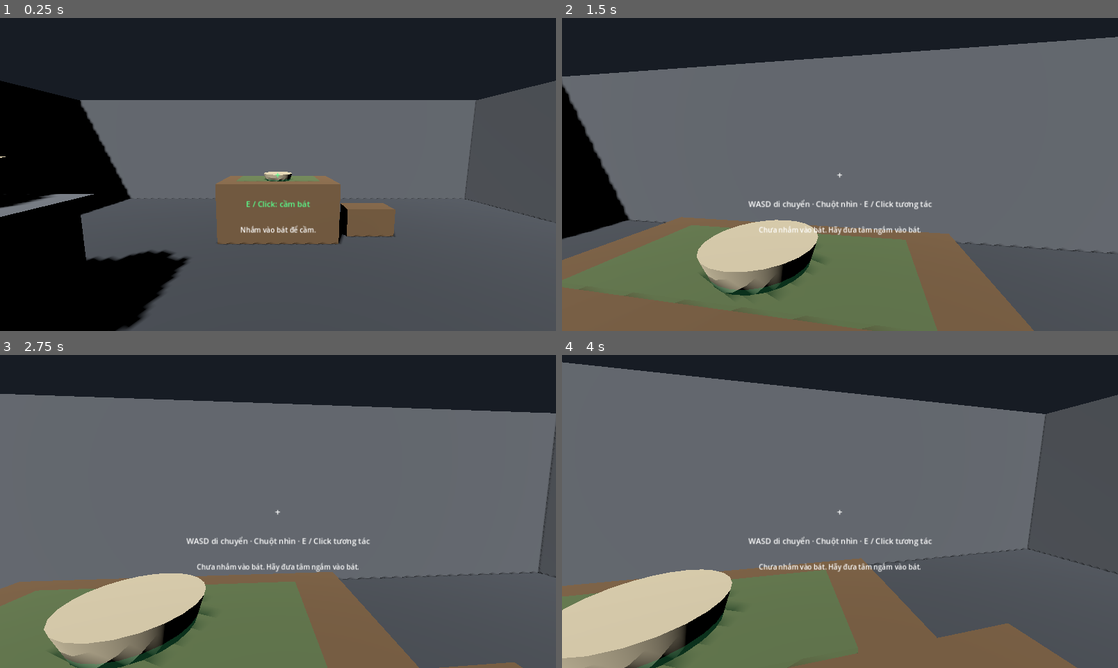
Above: before the commit, frames 1-4 (two rows, left to right).
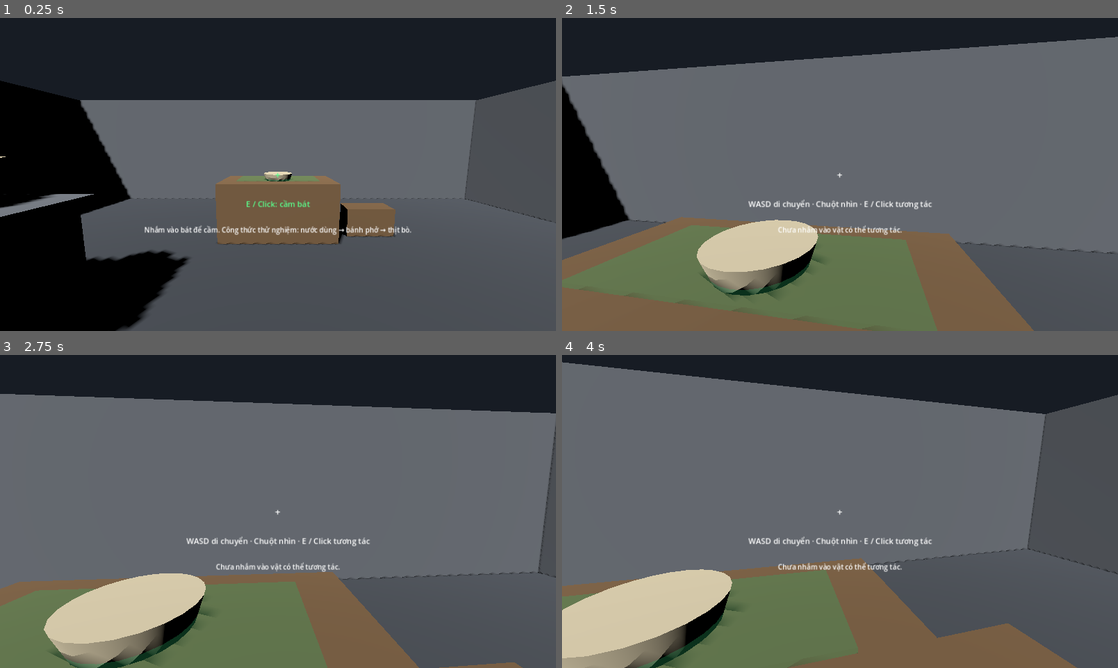
Above: after the commit, the same moments.

Repository: 24021368-DucAnh/Pho_Dau_Ngo
Game: Godot game, scene res://scenes/main.tscn
The game is run twice, just before and just after one commit, with the same random seed, the same clock (stepped at 60 frames per second) and the same inputs.
Inputs (mouse positions are in pixels of both pictures, inside the frame that each line leads up to):
- Up to frame 1 (0.25 s): no input
- Up to frame 2 (1.5 s): tap Enter at 0.5 s; move the mouse to (867, 174) at 0.52 s; hold E (interact) 0.53-1.28 s; hold W (move_forward) from 0.53 s (still down); tap T at 1.25 s; move the mouse to (812, 174) at 1.27 s; tap E (interact) at 1.35 s
- Up to frame 3 (2.75 s): keep holding W (move_forward); tap T at 2 s; move the mouse to (289, 505) at 2.02 s; press the mouse at (289, 505) at 2.03 s; tap E (interact) at 2.3 s
- Up to frame 4 (4 s): keep holding W (move_forward); tap T at 2.75, 3.5 s; move the mouse to (834, 517) at 2.77 s; release the mouse at (834, 517) at 2.78 s; tap E (interact) at 2.85 s; move the mouse to (878, 514) at 3.52 s; hold E (interact) from 3.53 s (still down)

The runs differ from the first frame. In frame 1, 0.6% of the frame differs, in the area x 26-74%, y 66-70%; in frame 2, 0.3%; in frame 3, 0.4%; in frame 4, 0.4%.

Commit message:
feat(kitchen): add ordered recipe stations and ingredient invariants
Add ordered broth/noodles/beef interactions, a data-driven provisional phở bò recipe, guarded inventory consumption, cancellation semantics and deterministic tests.

Diff:
--- /dev/null
+++ b/game/data/recipes/pho_bo.tres
@@ -0,0 +1,8 @@
+[gd_resource type="Resource" script_class="RecipeData" load_steps=2 format=3]
+
+[ext_resource type="Script" path="res://scripts/kitchen/recipe_data.gd" id="1_recipe"]
+
+[resource]
+script = ExtResource("1_recipe")
+recipe_id = &"pho_bo"
+display_name = "Phở bò"
--- a/game/project.godot
+++ b/game/project.godot
@@ -32,6 +32,10 @@
 "deadzone": 0.2,
 "events": [Object(InputEventKey, "physical_keycode": 69)]
 }
+cancel_preparation={
+"deadzone": 0.2,
+"events": [Object(InputEventKey, "physical_keycode": 81)]
+}
 primary_action={
 "deadzone": 0.2,
 "events": [Object(InputEventMouseButton, "button_index": 1)]
--- a/game/scenes/main.tscn
+++ b/game/scenes/main.tscn
@@ -1,8 +1,10 @@
-[gd_scene load_steps=20 format=3]
+[gd_scene load_steps=24 format=3]
 
 [ext_resource type="Script" path="res://scripts/player_controller.gd" id="1_player"]
 [ext_resource type="Script" path="res://scripts/interactive_bowl.gd" id="2_bowl"]
 [ext_resource type="Script" path="res://scripts/placement_zone.gd" id="3_zone"]
+[ext_resource type="Script" path="res://scripts/kitchen/kitchen_station.gd" id="4_station"]
+[ext_resource type="Script" path="res://scripts/inventory/inventory_service.gd" id="5_inventory"]
 
 [sub_resource type="BoxShape3D" id="BoxShape3D_floor"]
 size = Vector3(20, 0.2, 20)
@@ -63,6 +65,12 @@
 albedo_color = Color(0.12, 0.72, 0.4, 0.28)
 roughness = 0.8
 
+[sub_resource type="BoxShape3D" id="BoxShape3D_station"]
+size = Vector3(0.34, 0.3, 0.34)
+
+[sub_resource type="BoxMesh" id="BoxMesh_station"]
+size = Vector3(0.36, 0.12, 0.34)
+
 [node name="Main" type="Node3D"]
 
 [node name="KeyLight" type="DirectionalLight3D" parent="."]
@@ -173,6 +181,54 @@
 scale = Vector3(1.7, 3.5, 1.7)
 mesh = SubResource("CylinderMesh_bowl")
 material_override = SubResource("StandardMaterial3D_bowl")
+
+
+[node name="Inventory" type="Node" parent="."]
+script = ExtResource("5_inventory")
+
+[node name="BrothStation" type="Area3D" parent="."]
+position = Vector3(-2.45, 1.28, -0.3)
+collision_layer = 2
+collision_mask = 0
+script = ExtResource("4_station")
+action_id = &"add_broth"
+ingredient_id = &"broth"
+station_label = "Nồi nước dùng"
+
+[node name="CollisionShape3D" type="CollisionShape3D" parent="BrothStation"]
+shape = SubResource("BoxShape3D_station")
+
+[node name="NoodlesStation" type="Area3D" parent="."]
+position = Vector3(-3.1, 1.18, -0.3)
+collision_layer = 2
+collision_mask = 0
+script = ExtResource("4_station")
+action_id = &"add_noodles"
+ingredient_id = &"noodles"
+station_label = "Khay bánh phở"
+
+[node name="CollisionShape3D" type="CollisionShape3D" parent="NoodlesStation"]
+shape = SubResource("BoxShape3D_station")
+
+[node name="StationVisual" type="MeshInstance3D" parent="NoodlesStation"]
+mesh = SubResource("BoxMesh_station")
+material_override = SubResource("StandardMaterial3D_wall")
+
+[node name="BeefStation" type="Area3D" parent="."]
+position = Vector3(-3.58, 1.18, -0.3)
+collision_layer = 2
+collision_mask = 0
+script = ExtResource("4_station")
+action_id = &"add_beef"
+ingredient_id = &"beef"
+station_label = "Khay thịt bò"
+
+[node name="CollisionShape3D" type="CollisionShape3D" parent="BeefStation"]
+shape = SubResource("BoxShape3D_station")
+
+[node name="StationVisual" type="MeshInstance3D" parent="BeefStation"]
+mesh = SubResource("BoxMesh_station")
+material_override = SubResource("StandardMaterial3D_table")
 
 [node name="CustomerStoolProxy" type="MeshInstance3D" parent="."]
 position = Vector3(1.65, 0.25, -2.7)
--- a/game/scripts/interactive_bowl.gd
+++ b/game/scripts/interactive_bowl.gd
@@ -7,7 +7,18 @@
 	PLACED,
 }
 
+enum PreparationState {
+	CLEAN,
+	IN_PROGRESS,
+	READY_TO_SERVE,
+	DIRTY,
+}
+
 var state: int = BowlState.AVAILABLE
+var preparation_state: int = PreparationState.CLEAN
+var recipe_step_index: int = 0
+var prepared_recipe_id: StringName = &""
+var consumed_ingredients: Array[Dictionary] = []
 
 @onready var collision_shape: CollisionShape3D = $CollisionShape3D
 
@@ -40,3 +51,54 @@
 	collision_mask = 0
 	collision_shape.set_deferred("disabled", false)
 	return true
+
+
+func can_apply_recipe_step(action: StringName, recipe: RecipeData) -> bool:
+	if state != BowlState.HELD or recipe == null:
+		return false
+	if preparation_state == PreparationState.READY_TO_SERVE:
+		return false
+	if prepared_recipe_id != &"" and prepared_recipe_id != recipe.recipe_id:
+		return false
+
+	var step: Dictionary = recipe.step_at(recipe_step_index)
+	return not step.is_empty() and StringName(step.get("action_id", &"")) == action
+
+
+func apply_recipe_step(action: StringName, recipe: RecipeData) -> bool:
+	if not can_apply_recipe_step(action, recipe):
+		return false
+
+	var step: Dictionary = recipe.step_at(recipe_step_index)
+	if prepared_recipe_id == &"":
+		prepared_recipe_id = recipe.recipe_id
+	consumed_ingredients.append({
+		"ingredient_id": StringName(step.get("ingredient_id", &"")),
+		"amount": int(step.get("amount", 1)),
+	})
+	recipe_step_index += 1
+	if recipe.is_complete(recipe_step_index):
+		preparation_state = PreparationState.READY_TO_SERVE
+	else:
+		preparation_state = PreparationState.IN_PROGRESS
+	return true
+
+
+func cancel_preparation() -> Dictionary:
+	if state != BowlState.HELD or recipe_step_index <= 0:
+		return {"ok": false, "message": "Bát chưa có bước chế biến nào để hủy.", "wasted": []}
+
+	var wasted: Array[Dictionary] = consumed_ingredients.duplicate(true)
+	recipe_step_index = 0
+	prepared_recipe_id = &""
+	consumed_ingredients.clear()
+	preparation_state = PreparationState.CLEAN
+	return {
+		"ok": true,
+		"message": "Đã hủy bát. Nguyên liệu đã dùng không được hoàn lại.",
+		"wasted": wasted,
+	}
+
+
+func is_ready_to_serve() -> bool:
+	return preparation_state == PreparationState.READY_TO_SERVE
--- /dev/null
+++ b/game/scripts/inventory/inventory_service.gd
@@ -0,0 +1,50 @@
+extends Node
+class_name InventoryService
+
+signal stock_changed(ingredient_id: StringName, amount: int)
+
+@export var starting_stock: Dictionary = {
+	&"broth": 3,
+	&"noodles": 3,
+	&"beef": 3,
+}
+
+var _stock: Dictionary = {}
+
+
+func _ready() -> void:
+	_stock.clear()
+	for raw_id in starting_stock.keys():
+		_stock[StringName(raw_id)] = maxi(0, int(starting_stock[raw_id]))
+
+
+func get_stock(ingredient_id: StringName) -> int:
+	return int(_stock.get(StringName(ingredient_id), 0))
+
+
+func can_consume(ingredient_id: StringName, amount: int = 1) -> bool:
+	if amount <= 0:
+		return false
+	return get_stock(ingredient_id) >= amount
+
+
+func try_consume(ingredient_id: StringName, amount: int = 1) -> bool:
+	if not can_consume(ingredient_id, amount):
+		return false
+	var normalized_id := StringName(ingredient_id)
+	_stock[normalized_id] = get_stock(normalized_id) - amount
+	stock_changed.emit(normalized_id, get_stock(normalized_id))
+	return true
+
+
+func add_stock(ingredient_id: StringName, amount: int = 1) -> bool:
+	if amount <= 0:
+		return false
+	var normalized_id := StringName(ingredient_id)
+	_stock[normalized_id] = get_stock(normalized_id) + amount
+	stock_changed.emit(normalized_id, get_stock(normalized_id))
+	return true
+
+
+func snapshot() -> Dictionary:
+	return _stock.duplicate(true)
--- /dev/null
+++ b/game/scripts/kitchen/kitchen_station.gd
@@ -0,0 +1,76 @@
+extends Area3D
+class_name KitchenStation
+
+@export var action_id: StringName = &"add_broth"
+@export var ingredient_id: StringName = &"broth"
+@export var station_label: String = "Nồi nước dùng"
+
+
+func preview_action(
+	bowl: InteractiveBowl,
+	recipe: RecipeData,
+	inventory: InventoryService
+) -> Dictionary:
+	if bowl == null or not is_instance_valid(bowl):
+		return {"ok": false, "message": "Cần có bát trước khi thao tác."}
+	if bowl.state != InteractiveBowl.BowlState.HELD:
+		return {"ok": false, "message": "Cầm bát lên trước khi thao tác tại trạm."}
+	if recipe == null:
+		return {"ok": false, "message": "Chưa có dữ liệu công thức."}
+	if inventory == null or not is_instance_valid(inventory):
+		return {"ok": false, "message": "Kho nguyên liệu chưa sẵn sàng."}
+
+	var step: Dictionary = recipe.step_at(bowl.recipe_step_index)
+	if step.is_empty():
+		return {"ok": false, "message": "Bát đã hoàn thành, sẵn sàng phục vụ."}
+
+	var expected_action := StringName(step.get("action_id", &""))
+	if action_id != expected_action:
+		return {
+			"ok": false,
+			"message": "Bước tiếp theo: " + String(step.get("label", "tiếp tục công thức")),
+		}
+
+	var expected_ingredient := StringName(step.get("ingredient_id", &""))
+	if ingredient_id != expected_ingredient:
+		return {"ok": false, "message": "Trạm chưa được cấu hình đúng nguyên liệu."}
+
+	var amount := int(step.get("amount", 1))
+	if not inventory.can_consume(ingredient_id, amount):
+		return {
+			"ok": false,
+			"message": "Thiếu nguyên liệu: " + String(step.get("ingredient_label", ingredient_id)),
+		}
+
+	return {
+		"ok": true,
+		"message": "E / Click: " + String(step.get("label", station_label)),
+		"step": step,
+	}
+
+
+func apply_to_bowl(
+	bowl: InteractiveBowl,
+	recipe: RecipeData,
+	inventory: InventoryService
+) -> Dictionary:
+	var preview := preview_action(bowl, recipe, inventory)
+	if not bool(preview.get("ok", false)):
+		return preview
+
+	var step: Dictionary = preview["step"]
+	var amount := int(step.get("amount", 1))
+	if not inventory.try_consume(ingredient_id, amount):
+		return {"ok": false, "message": "Không đủ nguyên liệu; bát chưa thay đổi."}
+
+	if not bowl.apply_recipe_step(action_id, recipe):
+		# Defensive rollback: a failed state transition must not consume stock.
+		inventory.add_stock(ingredient_id, amount)
+		return {"ok": false, "message": "Không thể thực hiện bước này; nguyên liệu đã được hoàn lại."}
+
+	if bowl.preparation_state == InteractiveBowl.PreparationState.READY_TO_SERVE:
+		return {
+			"ok": true,
+			"message": "Đã hoàn thành " + recipe.display_name + ", sẵn sàng phục vụ.",
+		}
+	return {"ok": true, "message": "Đã thực hiện: " + String(step.get("label", station_label)) + "."}
--- /dev/null
+++ b/game/scripts/kitchen/recipe_data.gd
@@ -0,0 +1,38 @@
+extends Resource
+class_name RecipeData
+
+@export var recipe_id: StringName = &"pho_bo"
+@export var display_name: String = "Phở bò"
+@export var steps: Array[Dictionary] = [
+	{
+		"action_id": &"add_broth",
+		"ingredient_id": &"broth",
+		"amount": 1,
+		"label": "Chan nước dùng",
+		"ingredient_label": "nước dùng",
+	},
+	{
+		"action_id": &"add_noodles",
+		"ingredient_id": &"noodles",
+		"amount": 1,
+		"label": "Thêm bánh phở",
+		"ingredient_label": "bánh phở",
+	},
+	{
+		"action_id": &"add_beef",
+		"ingredient_id": &"beef",
+		"amount": 1,
+		"label": "Thêm thịt bò",
+		"ingredient_label": "thịt bò",
+	},
+]
+
+
+func step_at(index: int) -> Dictionary:
+	if index < 0 or index >= steps.size():
+		return {}
+	return steps[index].duplicate(true)
+
+
+func is_complete(next_step_index: int) -> bool:
+	return next_step_index >= steps.size()
--- a/game/scripts/player_controller.gd
+++ b/game/scripts/player_controller.gd
@@ -3,9 +3,12 @@
 @export var move_speed: float = 4.5
 @export var mouse_sensitivity: float = 0.0025
 
+const PHO_BO_RECIPE = preload("res://data/recipes/pho_bo.tres")
+
 @onready var camera: Camera3D = $Camera3D
 @onready var raycast: RayCast3D = $Camera3D/RayCast3D
 @onready var placement_zone: PlacementZone = $"../PlacementZone"
+@onready var inventory: InventoryService = $"../Inventory"
 @onready var crosshair_label: Label = $HUD/Center/Crosshair
 @onready var prompt_label: Label = $HUD/Center/Prompt
 @onready var status_label: Label = $HUD/Center/Status
@@ -17,7 +20,7 @@
 	_set_placement_zone_active(false)
 	if not OS.has_feature("headless"):
 		Input.mouse_mode = Input.MOUSE_MODE_CAPTURED
-	status_label.text = "Nhắm vào bát để cầm."
+	status_label.text = "Nhắm vào bát để cầm. Công thức thử nghiệm: nước dùng → bánh phở → thịt bò."
 
 
 func _unhandled_input(event: InputEvent) -> void:
@@ -39,6 +42,10 @@
 		rotate_y(-event.relative.x * mouse_sensitivity)
 		camera.rotate_x(-event.relative.y * mouse_sensitivity)
 		camera.rotation.x = clampf(camera.rotation.x, deg_to_rad(-80.0), deg_to_rad(80.0))
+
+	if event.is_action_pressed("cancel_preparation"):
+		_cancel_preparation()
+		return
 
 	if event.is_action_pressed("interact") or event.is_action_pressed("primary_action"):
 		_interact()
@@ -78,7 +85,11 @@
 	var target: Object = raycast.get_collider() if raycast.is_colliding() else null
 
 	if held_bowl != null:
-		if target is PlacementZone and held_bowl.try_place(target as Node):
+		if target is KitchenStation:
+			var station: KitchenStation = target as KitchenStation
+			var result: Dictionary = station.apply_to_bowl(held_bowl, PHO_BO_RECIPE, inventory)
+			status_label.text = String(result.get("message", "Thao tác chưa thực hiện."))
+		elif target is PlacementZone and held_bowl.try_place(target as Node):
 			held_bowl = null
 			_set_placement_zone_active(false)
 			status_label.text = "Đã đặt bát đúng vùng trên bàn."
@@ -91,31 +102,53 @@
 		if bowl.set_held():
 			held_bowl = bowl
 			_set_placement_zone_active(true)
-			status_label.text = "Đã cầm bát. Nhắm vào vùng xanh trên bàn để đặt."
+			status_label.text = "Đã cầm bát. Thực hiện đúng thứ tự trạm để nấu phở."
 		else:
 			status_label.text = "Bát đang được giữ."
+	elif target is KitchenStation:
+		status_label.text = "Cầm bát trước khi thao tác tại trạm."
 	elif target is PlacementZone:
 		status_label.text = "Cần cầm bát trước khi đặt."
 	else:
-		status_label.text = "Chưa nhắm vào bát. Hãy đưa tâm ngắm vào bát."
+		status_label.text = "Chưa nhắm vào vật có thể tương tác."
+
+
+func _cancel_preparation() -> void:
+	if held_bowl == null or not is_instance_valid(held_bowl):
+		status_label.text = "Cần cầm bát để hủy phần đang chế biến."
+		return
+	var result: Dictionary = held_bowl.cancel_preparation()
+	status_label.text = String(result.get("message", "Không thể hủy bát."))
 
 
 func _refresh_prompt() -> void:
 	var target: Object = raycast.get_collider() if raycast.is_colliding() else null
 
 	if held_bowl != null:
-		if target is PlacementZone:
+		if target is KitchenStation:
+			var station: KitchenStation = target as KitchenStation
+			var preview: Dictionary = station.preview_action(held_bowl, PHO_BO_RECIPE, inventory)
+			prompt_label.text = String(preview.get("message", "E / Click: thao tác tại trạm"))
+			var prompt_color: Color = Color(0.35, 1.0, 0.55) if bool(preview.get("ok", false)) else Color(1.0, 0.72, 0.28)
+			prompt_label.modulate = prompt_color
+			crosshair_label.modulate = prompt_color
+		elif target is PlacementZone:
 			prompt_label.text = "E / Click: đặt bát vào vùng xanh"
 			prompt_label.modulate = Color(0.35, 1.0, 0.55)
 			crosshair_label.modulate = Color(0.35, 1.0, 0.55)
 		else:
-			prompt_label.text = "E / Click: thử đặt (cần nhắm vùng xanh)"
+			prompt_label.text = "Mang bát tới: nước dùng → bánh phở → thịt bò · Q: hủy bát"
 			prompt_label.modulate = Color(1.0, 0.72, 0.28)
 			crosshair_label.modulate = Color(1.0, 0.72, 0.28)
 	elif target is InteractiveBowl:
 		prompt_label.text = "E / Click: cầm bát"
 		prompt_label.modulate = Color(0.35, 1.0, 0.55)
 		crosshair_label.modulate = Color(0.35, 1.0, 0.55)
+	elif target is KitchenStation:
+		var station: KitchenStation = target as KitchenStation
+		prompt_label.text = "Cầm bát trước khi dùng: " + station.station_label
+		prompt_label.modulate = Color(1.0, 0.72, 0.28)
+		crosshair_label.modulate = Color(1.0, 0.72, 0.28)
 	else:
 		prompt_label.text = "WASD di chuyển · Chuột nhìn · E / Click tương tác"
 		prompt_label.modulate = Color(1.0, 1.0, 1.0)
--- a/game/tests/test_interaction_contract.gd
+++ b/game/tests/test_interaction_contract.gd
@@ -30,6 +30,10 @@
 	_check(scene_instance.get_node_or_null("RightWall") is StaticBody3D, "graybox has a right alley wall")
 	_check(scene_instance.get_node_or_null("PhoCart") is StaticBody3D, "graybox has a pho cart/workstation proxy")
 	_check(scene_instance.get_node_or_null("PhoCart/StockPotProxy") is MeshInstance3D, "graybox has a stock-pot visual proxy")
+	_check(scene_instance.get_node_or_null("BrothStation") is KitchenStation, "graybox has an interactive broth station")
+	_check(scene_instance.get_node_or_null("NoodlesStation") is KitchenStation, "graybox has an interactive noodle station")
+	_check(scene_instance.get_node_or_null("BeefStation") is KitchenStation, "graybox has an interactive beef station")
+	_check(scene_instance.get_node_or_null("Inventory") is InventoryService, "scene has one authoritative ingredient inventory")
 	_check(scene_instance.get_node_or_null("CustomerStoolProxy") is MeshInstance3D, "graybox has a customer stool proxy")
 	_check(scene_instance.get_node_or_null("Bowl") is StaticBody3D, "scene has one physical bowl")
 	_check(scene_zone != null, "scene has a placement target")
--- /dev/null
+++ b/game/tests/test_recipe_validation.gd
@@ -0,0 +1,137 @@
+extends SceneTree
+
+var failures: int = 0
+
+
+func _initialize() -> void:
+	call_deferred("_run")
+
+
+func _run() -> void:
+	var recipe := load("res://data/recipes/pho_bo.tres") as RecipeData
+	_check(recipe != null, "phở bò recipe data loads")
+	if recipe == null:
+		_finish()
+		return
+
+	_check(recipe.steps.size() == 3, "recipe has three ordered steps")
+	_check(StringName(recipe.step_at(0).get("action_id", &"")) == &"add_broth", "broth is the first recipe step")
+	_check(StringName(recipe.step_at(1).get("action_id", &"")) == &"add_noodles", "noodles are the second recipe step")
+	_check(StringName(recipe.step_at(2).get("action_id", &"")) == &"add_beef", "beef is the final recipe step")
+	_check(recipe.step_at(3).is_empty(), "recipe returns no step after completion")
+
+	var inventory := InventoryService.new()
+	inventory.starting_stock = {&"broth": 2, &"noodles": 2, &"beef": 2}
+	root.add_child(inventory)
+	await process_frame
+
+	var broth_station := _make_station(&"add_broth", &"broth", "Nồi nước dùng")
+	var noodles_station := _make_station(&"add_noodles", &"noodles", "Khay bánh phở")
+	var beef_station := _make_station(&"add_beef", &"beef", "Khay thịt bò")
+	root.add_child(broth_station)
+	root.add_child(noodles_station)
+	root.add_child(beef_station)
+	await process_frame
+
+	var bowl := _make_bowl()
+	root.add_child(bowl)
+	await process_frame
+	_check(bowl.set_held(), "available bowl can be held for preparation")
+
+	var beef_first: Dictionary = beef_station.apply_to_bowl(bowl, recipe, inventory)
+	_check(not bool(beef_first.get("ok", false)), "wrong station order is rejected")
+	_check(inventory.get_stock(&"beef") == 2, "wrong station order does not consume beef")
+	_check(bowl.recipe_step_index == 0, "wrong station order does not advance recipe state")
+
+	var broth_result: Dictionary = broth_station.apply_to_bowl(bowl, recipe, inventory)
+	_check(bool(broth_result.get("ok", false)), "broth station accepts the first step")
+	_check(inventory.get_stock(&"broth") == 1, "valid broth step consumes one broth unit")
+	_check(bowl.recipe_step_index == 1, "valid broth step advances recipe state")
+
+	var repeated_broth: Dictionary = broth_station.apply_to_bowl(bowl, recipe, inventory)
+	_check(not bool(repeated_broth.get("ok", false)), "repeating a completed station action is rejected")
+	_check(inventory.get_stock(&"broth") == 1, "repeated station action cannot double-consume broth")
+	_check(bowl.consumed_ingredients.size() == 1, "repeated action does not duplicate bowl ingredient records")
+
+	var noodles_result: Dictionary = noodles_station.apply_to_bowl(bowl, recipe, inventory)
+	_check(bool(noodles_result.get("ok", false)), "noodle station accepts the second step")
+	var beef_result: Dictionary = beef_station.apply_to_bowl(bowl, recipe, inventory)
+	_check(bool(beef_result.get("ok", false)), "beef station accepts the final step")
+	_check(bowl.preparation_state == InteractiveBowl.PreparationState.READY_TO_SERVE, "final recipe step marks bowl ready to serve")
+	_check(bowl.recipe_step_index == recipe.steps.size(), "completed bowl has no remaining recipe steps")
+	_check(inventory.get_stock(&"noodles") == 1 and inventory.get_stock(&"beef") == 1, "each ingredient is consumed exactly once")
+
+	var complete_repeat: Dictionary = beef_station.apply_to_bowl(bowl, recipe, inventory)
+	_check(not bool(complete_repeat.get("ok", false)), "completed recipe rejects additional station actions")
+	_check(inventory.get_stock(&"beef") == 1, "completed recipe cannot consume extra beef")
+
+	var cancel_inventory := InventoryService.new()
+	cancel_inventory.starting_stock = {&"broth": 1, &"noodles": 1, &"beef": 1}
+	root.add_child(cancel_inventory)
+	await process_frame
+	var cancel_bowl := _make_bowl()
+	root.add_child(cancel_bowl)
+	await process_frame
+	_check(cancel_bowl.set_held(), "second bowl can be held for cancellation test")
+	var cancel_step: Dictionary = broth_station.apply_to_bowl(cancel_bowl, recipe, cancel_inventory)
+	_check(bool(cancel_step.get("ok", false)), "cancellation test consumes broth before cancellation")
+	var stock_before_cancel := cancel_inventory.get_stock(&"broth")
+	var cancel_result: Dictionary = cancel_bowl.cancel_preparation()
+	_check(bool(cancel_result.get("ok", false)), "in-progress bowl can be cancelled")
+	_check(cancel_bowl.preparation_state == InteractiveBowl.PreparationState.CLEAN, "cancel resets bowl preparation state")
+	_check(cancel_bowl.recipe_step_index == 0, "cancel resets recipe progress")
+	_check(cancel_inventory.get_stock(&"broth") == stock_before_cancel, "cancel does not refund already-used ingredients")
+	_check(cancel_result.get("wasted", []).size() == 1, "cancel reports consumed ingredients as waste")
+
+	var empty_inventory := InventoryService.new()
+	empty_inventory.starting_stock = {&"broth": 0, &"noodles": 0, &"beef": 0}
+	root.add_child(empty_inventory)
+	await process_frame
+	var empty_bowl := _make_bowl()
+	root.add_child(empty_bowl)
+	await process_frame
+	_check(empty_bowl.set_held(), "bowl can be held for shortage test")
+	var shortage: Dictionary = broth_station.apply_to_bowl(empty_bowl, recipe, empty_inventory)
+	_check(not bool(shortage.get("ok", false)), "missing ingredient blocks recipe step")
+	_check(empty_inventory.get_stock(&"broth") == 0, "missing ingredient never makes stock negative")
+	_check(empty_bowl.recipe_step_index == 0, "missing ingredient leaves bowl state unchanged")
+	_check(not empty_inventory.try_consume(&"broth", 1), "inventory rejects consumption below zero")
+
+	_finish()
+
+
+func _make_station(action: StringName, ingredient: StringName, label_text: String) -> KitchenStation:
+	var station := KitchenStation.new()
+	station.action_id = action
+	station.ingredient_id = ingredient
+	station.station_label = label_text
+	return station
+
+
+func _make_bowl() -> InteractiveBowl:
+	var bowl := InteractiveBowl.new()
+	var collision := CollisionShape3D.new()
+	collision.name = "CollisionShape3D"
+	var shape := CylinderShape3D.new()
+	shape.radius = 0.24
+	shape.height = 0.12
+	collision.shape = shape
+	bowl.add_child(collision)
+	return bowl
+
+
+func _check(condition: bool, message: String) -> void:
+	if condition:
+		print("PASS: " + message)
+	else:
+		failures += 1
+		push_error("FAIL: " + message)
+
+
+func _finish() -> void:
+	if failures == 0:
+		print("RECIPE_VALIDATION_TESTS: PASS")
+		quit(0)
+	else:
+		push_error("RECIPE_VALIDATION_TESTS: %d failure(s)" % failures)
+		quit(1)
Not shown, changed: .github/workflows/godot-production.yml
Not shown, changed: docs/DECISION_LOG.md
Not shown, changed: docs/IMPLEMENTATION_ROADMAP.md
Not shown, changed: docs/architecture/GODOT_VERTICAL_SLICE_ARCHITECTURE.md
Not shown, changed: docs/superpowers/plans/2026-10-21-pho-dau-ngo-vertical-slice.md
